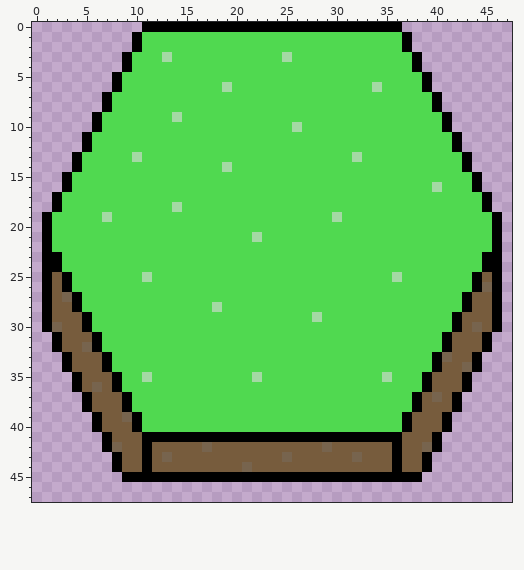
Edited in one commit: pixel-art sprite (android/assets/sprites/grass_tile.png). Above is the file before it was changed.
The file is 48x48 pixels.
After:
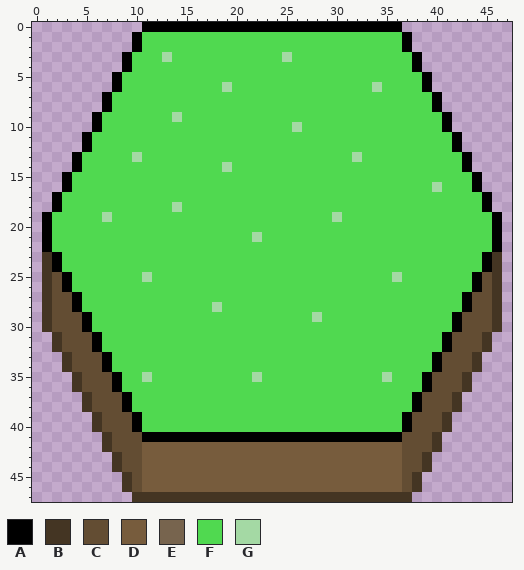
Palette (. is transparent): A #000000  B #443523  C #634d33  D #775c3d  E #77644e  F #50d950  G #a4d9a4
Diff:
y 23..24: x 1 A -> B; x 46 A -> B
y 25: x 1..2 AD -> BC; x 45..46 DA -> CB
y 26: x 1..2 AD -> BC; x 45..46 EA -> CB
y 27: x 1..3 ADE -> BCC; x 44..46 DDA -> CCB
y 28: x 1..3 ADD -> BCC; x 44..46 DDA -> CCB
y 29: x 1..4 ADDD -> BCCC; x 43..46 DDDA -> CCCB
y 30: x 1..4 AEDD -> BCCC; x 43..46 DEDA -> CCCB
y 31: x 2..5 ADDD -> BCCC; x 42..45 DDDA -> CCCB
y 32: x 2..5 ADDE -> BCCC; x 42..45 DDDA -> CCCB
y 33: x 3..6 ADDD -> BCCC; x 41..44 EDDA -> CCCB
y 34: x 3..6 ADDD -> BCCC; x 41..44 DDEA -> CCCB
y 35: x 4..7 ADDD -> BCCC; x 40..43 DDDA -> CCCB
y 36: x 4..7 ADED -> BCCC; x 40..43 DDDA -> CCCB
y 37: x 5..8 ADDD -> BCCC; x 39..42 DEDA -> CCCB
y 38: x 5..8 ADDD -> BCCC; x 39..42 DDDA -> CCCB
y 39: x 6..9 ADDE -> BCCC; x 38..41 DDDA -> CCCB
y 40: x 6..9 ADDD -> BCCC; x 38..41 DDDA -> CCCB
y 41: x 7..10 ADDD -> BCCC; x 37..40 DDDA -> CCCB
y 42: x 7..11 AEDDA -> BCCCD; x 17 E -> D; x 29 E -> D; x 36..40 ADDEA -> DCCCB
y 43: x 8..11 ADDA -> BCCD; x 13 E -> D; x 25 E -> D; x 32 E -> D; x 36..39 ADDA -> DCCB
y 44: x 8..11 ADDA -> BCCD; x 21 E -> D; x 36..39 ADDA -> DCCB
y 45: x 9..38 AAAAAAAAAAAAAAAAAAAAAAAAAAAAAA -> BCDDDDDDDDDDDDDDDDDDDDDDDDDDCB
y 46: x 9..38 .............................. -> BCDDDDDDDDDDDDDDDDDDDDDDDDDDCB
y 47: x 10..37 ............................ -> BBBBBBBBBBBBBBBBBBBBBBBBBBBB
Pixel boxes of the changes (left, top, right, bottom) in both pictures:
changed: (42, 252, 502, 502)
